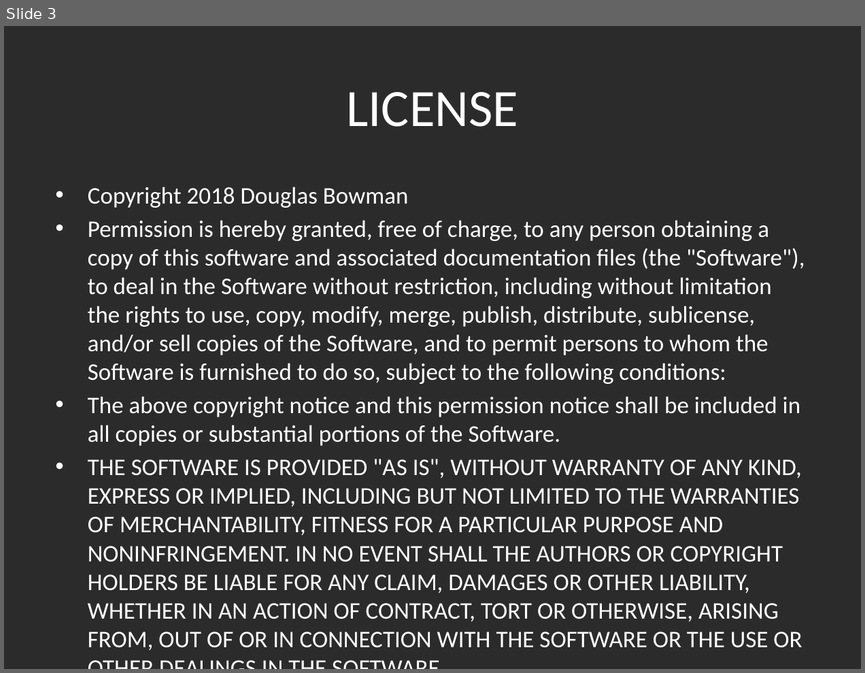
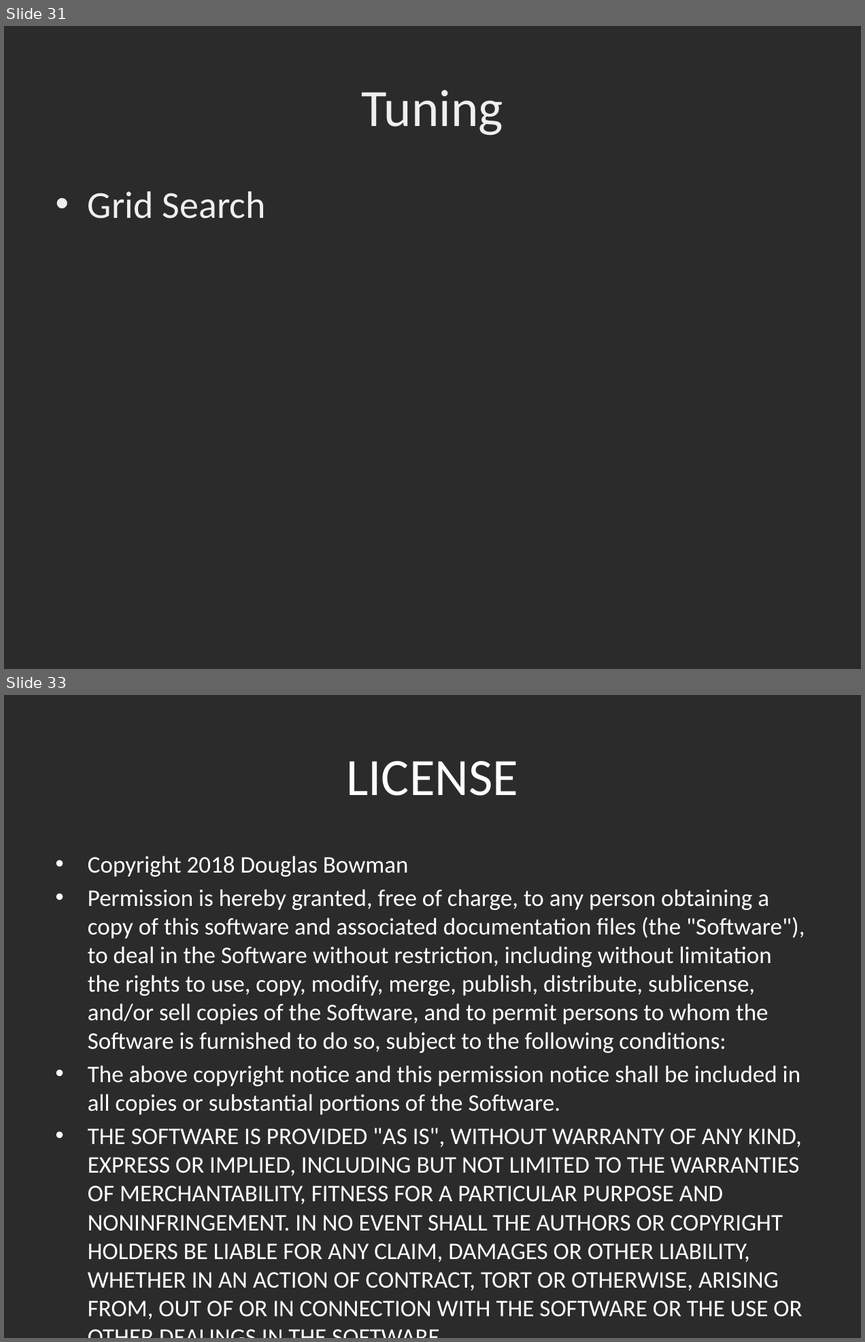
Before and after one commit to dbowmans46/PracticalProgramming, a slide deck: Session 7 - Python/Instructional Material/Session 7 - Python Brief Intro to Machine Learning with Scikit Learn.pptx. Shown one above the other, each under a label of ours: slide 3 before the commit, slides 31 and 33 after it; the slides between them are not shown. The pictures are 865x673 and 865x1342 pixels, drawn with LibreOffice and Linux fonts; fonts in the diff are those of the drawing; background and template pictures are left out; a plain dark background stands for a picture behind light text. Boxes give left, top, right and bottom in pixels: in the first picture for what was removed or moved away, otherwise in the second. Text is boxed around its words. In the diff, an @@ line names an element or a change of style, - is before the commit and + after.

```diff
--- a/Session 7 - Python/Instructional Material/Session 7 - Python Brief Intro to Machine Learning with Scikit Learn.pptx
+++ b/Session 7 - Python/Instructional Material/Session 7 - Python Brief Intro to Machine Learning with Scikit Learn.pptx
@@ slide 31 added at (x1=4, y1=26, x2=861, y2=669), background picture (left out) @@
@@ title added at (x1=362, y1=90, x2=503, y2=135), 44 pt, text #EFEFEF @@
+Tuning
@@ text added at (x1=88, y1=191, x2=266, y2=218), 32 pt, text #EFEFEF @@
+• Grid Search
@@ what was slide 3 is now slide 33 @@
```
Also in this commit, not shown: 1 slide changed, 29 other slides added, 1 other file.
